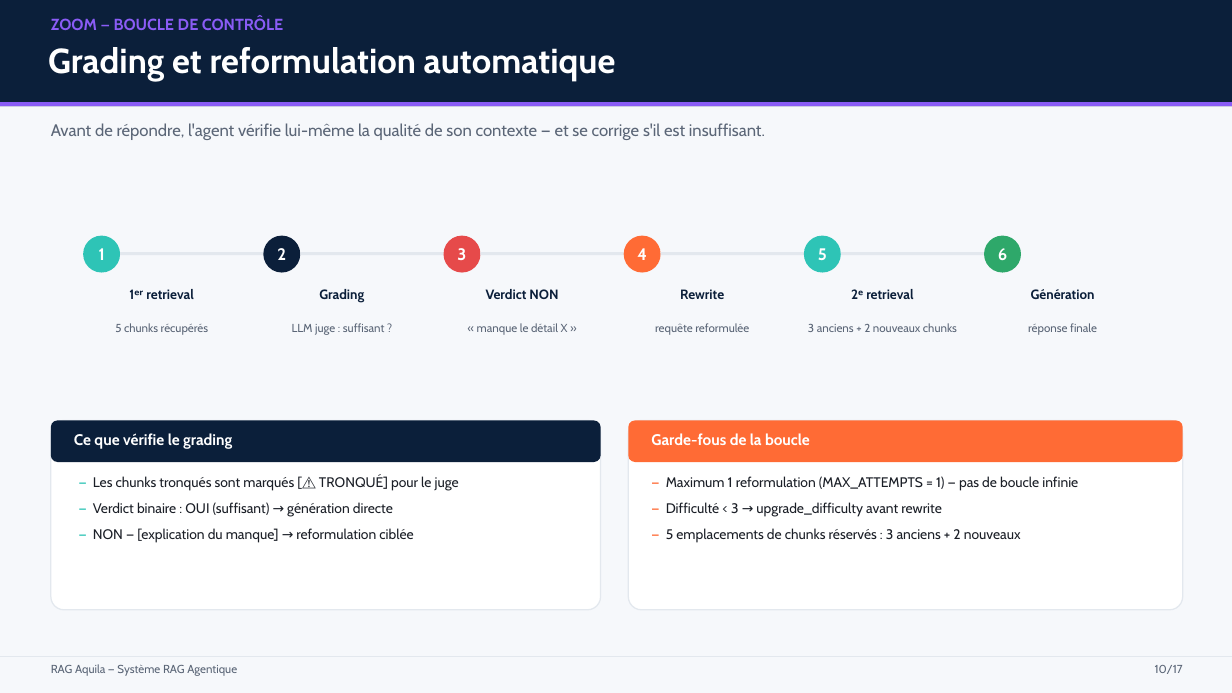
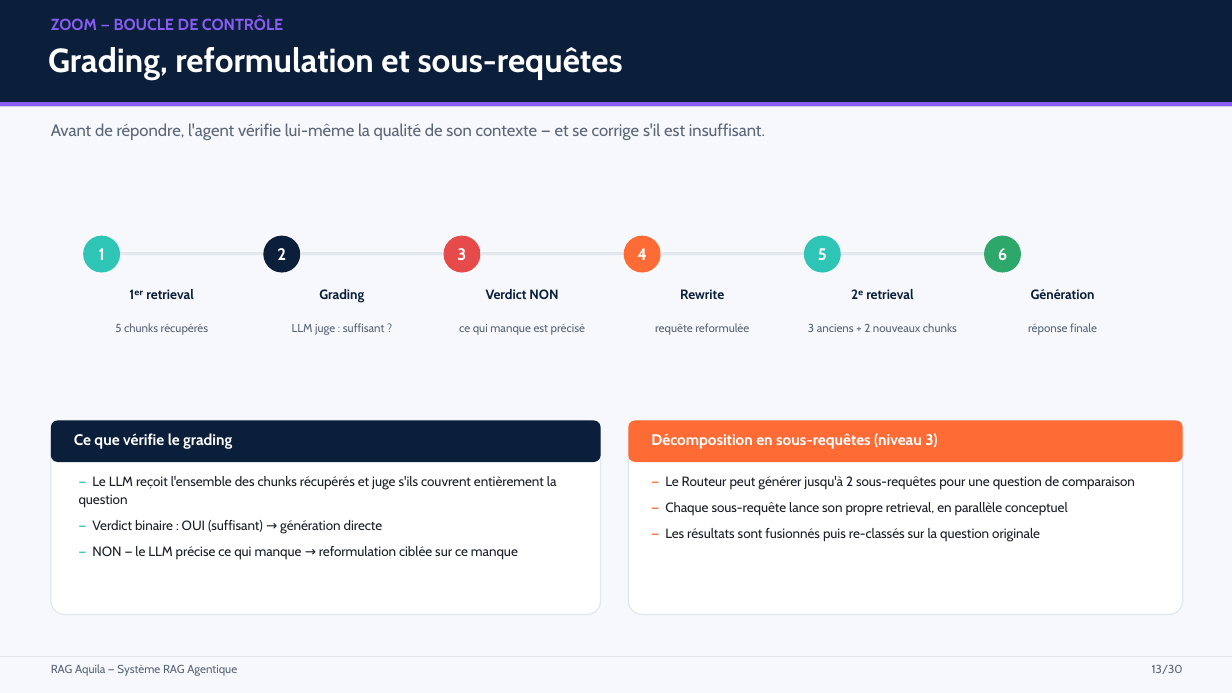
Before and after one commit to paulhenriduranton-collab/RAG_Aquila, a slide deck: slide 13 of Presentation_RAG_Aquila.pptx (slide 10 before the commit). Drawn at 1232x693 pixels with LibreOffice and Linux fonts; fonts in the diff are those of the drawing. Boxes give left, top, right and bottom in pixels: in the first picture for what was removed or moved away, otherwise in the second. Text is boxed around its words. In the diff, an @@ line names an element or a change of style, - is before the commit and + after.

```diff
--- a/Presentation_RAG_Aquila.pptx
+++ b/Presentation_RAG_Aquila.pptx
@@ text at (48, 47, 623, 80): text changed; size 27 to 26 pt @@
-Grading et reformulation automatique
+Grading, reformulation et sous-requêtes
@@ text at (459, 324, 585, 335): text changed @@
-« manque le détail X »
+ce qui manque est précisé
@@ rounded rectangle: place and size @@
-rounded rectangle at (51, 421, 601, 610)
+rounded rectangle at (51, 421, 601, 615)
@@ rounded rectangle: place and size @@
-rounded rectangle at (628, 421, 1183, 610)
+rounded rectangle at (628, 421, 1183, 615)
@@ text at (651, 433, 937, 449): text changed @@
-Garde-fous de la boucle
+Décomposition en sous-requêtes (niveau 3)
@@ text at (79, 476, 557, 508): text changed; size 10.8 to 10.5 pt @@
-— Les chunks tronqués sont marqués [⚠ TRONQUÉ] pour le juge
+— Le LLM reçoit l'ensemble des chunks récupérés et juge s'ils couvrent entièrement la question
@@ text at (665, 476, 1135, 541): text changed; size 10.8 to 10.5 pt @@
-— Maximum 1 reformulation (MAX_ATTEMPTS = 1) — pas de boucle infinie
-— Difficulté < 3 → upgrade_difficulty avant rewrite
-— 5 emplacements de chunks réservés : 3 anciens + 2 nouveaux
+— Le Routeur peut générer jusqu'à 2 sous-requêtes pour une question de comparaison
+— Chaque sous-requête lance son propre retrieval, en parallèle conceptuel
+— Les résultats sont fusionnés puis re-classés sur la question originale
@@ text at (92, 520, 383, 534): size 10.8 to 10.5 pt in "— Verdict binaire : OUI (suffisant) → ..." @@
@@ text at (92, 546, 518, 559): text changed; size 10.8 to 10.5 pt @@
-— NON — [explication du manque] → reformulation ciblée
+— NON — le LLM précise ce qui manque → reformulation ciblée sur ce manque
@@ text at (1152, 665, 1183, 674): text changed @@
-10/17
+13/30
```
Also in this commit, not shown: 13 other slides changed, 16 slides added, 3 slides removed, 1 other file.
